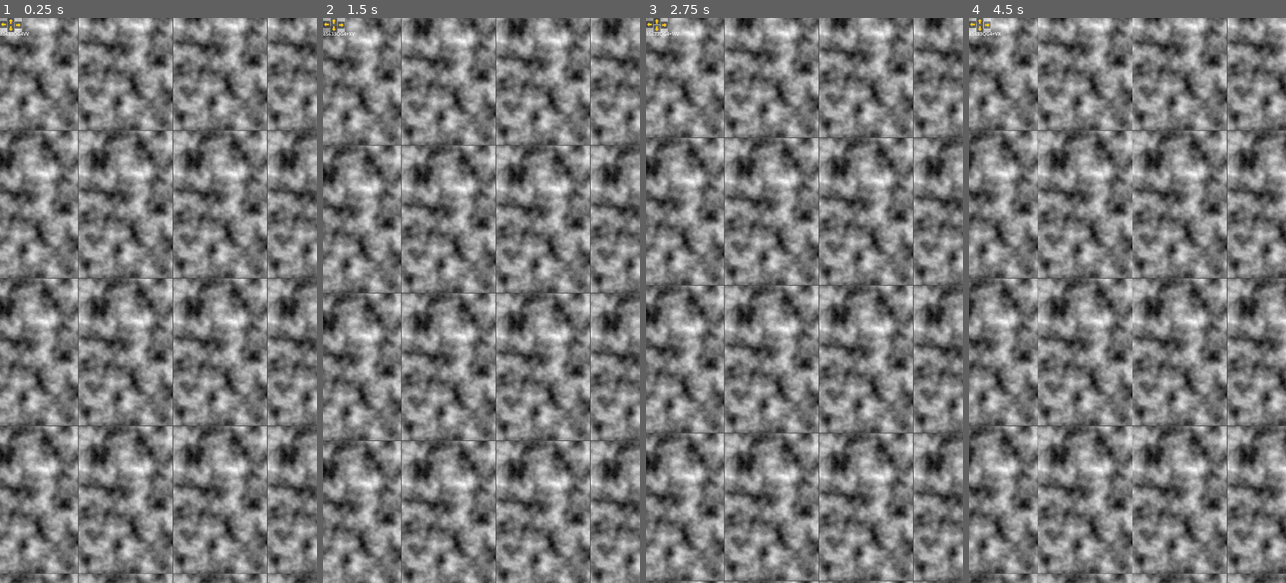
Above: before the commit, frames 1-4 (left to right).
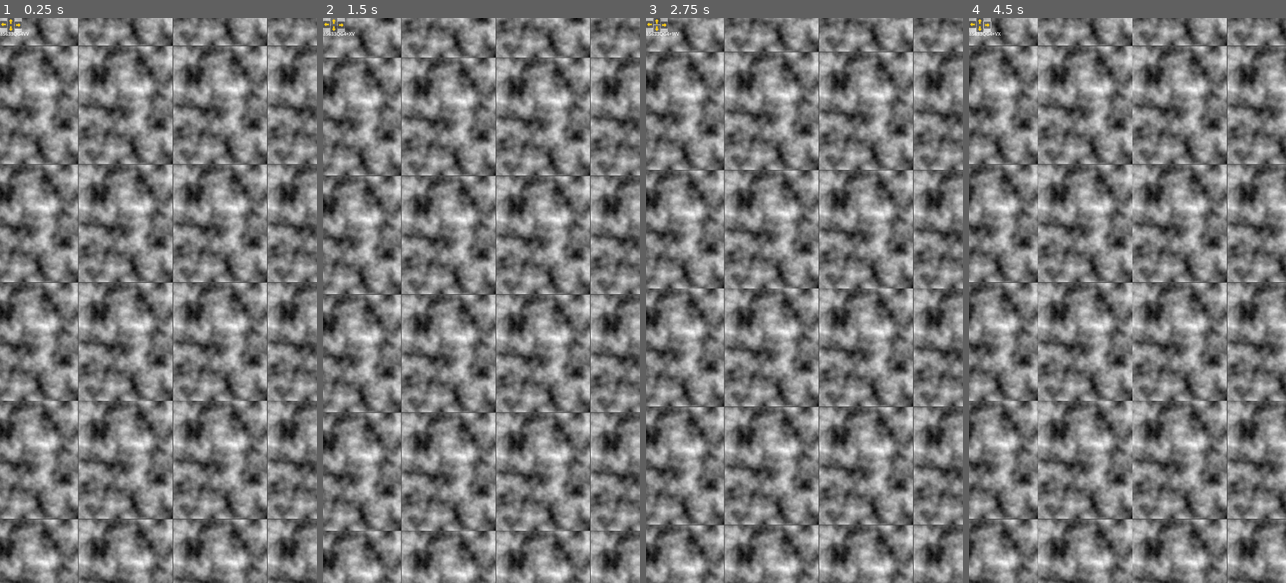
Above: after the commit, the same moments.

Repository: PraxisMapper/PraxisGodotComponents
Game: Godot game, scene res://Scenes/OverheadView.tscn
Two runs of this game, one before a commit and one after it. Both use one fixed random seed, a clock stepped at 60 frames per second and the inputs below. This scene is started directly instead of the project's main scene.
Inputs (mouse positions are in pixels of both pictures, inside the frame that each line leads up to):
- Up to frame 1 (0.25 s): no input
- Up to frame 2 (1.5 s): click (332, 23) at 0.5 s; click (332, 23) at 1.25 s
- Up to frame 3 (2.75 s): click (655, 29) at 2 s
- Up to frame 4 (4.5 s): click (978, 29) at 2.75 s; click (988, 23) at 3.5 s; click (988, 23) at 4.25 s

The runs differ from the first frame. In frame 1, 64% of the frame differs, in the area x 0-100%, y 0-100%; in frame 2, 56%; in frame 3, 61%; in frame 4, 64%.

Commit message:
quick fix for OverheadView/MapTile.

Diff:
--- a/PraxisMapper/APICalls/PraxisEndpoints.gd
+++ b/PraxisMapper/APICalls/PraxisEndpoints.gd
@@ -2,10 +2,19 @@
 class_name PraxisEndpoints
 
 @onready var request: HTTPRequest = $HTTPRequest
+#NOTE: Godot now uses an IPv6 call first, and then an IPv4 after that, so if
+#you see 30-ish second delays between Godot calling a request and the webserver answering,
+#thats why. Either set the server up to handle IPv6 or force Godot to resolve the hostname
+#to an IPv4 address before calling.
+
+
 #this version uses signals insted of waiting for a response in a single call.
 #this will let other things process more reliably and is the better design pattern to follow.
 
 signal response_data(body)
+
+func cancel_request():
+	request.cancel_request()
 
 func response_received(result, responseCode, headers, body):
 	print('response received:' + str(responseCode) + "| " + str(result))
--- a/PraxisMapper/Controls/MapTile.gd
+++ b/PraxisMapper/Controls/MapTile.gd
@@ -42,7 +42,7 @@
 		tileGeneration = currentGen
 		LoadTile(currentTile)
 
-func tile_called(result):
+func tile_called(result, plusCode):
 	print("tile called received body")
 	request.response_data.disconnect(tile_called)
 
@@ -50,23 +50,27 @@
 	if (image.load_png_from_buffer(result) != OK):
 		return "error2"
 
-	var saved = image.save_png("user://MapTiles/" + currentTile + "-" + styleSet + ".png")
-	if (saved != OK):
-		print("Not saved: " + str(saved))
-
-	var texture = ImageTexture.create_from_image(image)
-	texRect.texture = texture
+	if plusCode == currentTile:
+		var saved = image.save_png("user://MapTiles/" + plusCode + "-" + styleSet + ".png")
+		if (saved != OK):
+			print("Not saved: " + str(saved))
+		var texture = ImageTexture.create_from_image(image)
+		texRect.texture = texture
 	#texRect.size.x *= 2 #note on where i might resize these.
+	else:
+		print("Tile ignored: Expected " + currentTile + ", received " + plusCode)
+		LoadTile(currentTile)
 
 func LoadTile(plusCode):
 	#this loads the image for the plusCode given. GetTile shifts appropriately for offsets automatically.
+	request.cancel_request()
 	print('loading tile ' + plusCode)
 	texRect.texture = noiseTex
 	var img = Image.new().load_from_file("user://MapTiles/" + plusCode + "-" + styleSet + ".png")
 	if (img != null):
 		texRect.texture = ImageTexture.create_from_image(img)
 	else:
-		request.response_data.connect(tile_called)
+		request.response_data.connect(tile_called.bind(plusCode))
 
 		print("getting " + PraxisServer.serverURL + "/MapTile/Area/" + plusCode + "/" + styleSet)
 		request.DrawMapTile(plusCode, styleSet)
--- a/PraxisMapper/Scripts/PraxisCore.gd
+++ b/PraxisMapper/Scripts/PraxisCore.gd
@@ -33,8 +33,10 @@
 ]
 
 #system config values. These are for Cell12 resolution images from detailed data.
+#TODO: explain why/when height should be 400 (Server drawing Cell11 tiles, 4:5)
+#vs 500 (client drawing Cel1l2 tiles, 16:25 is not the same aspect ratio)
 var mapTileWidth = 320
-var mapTileHeight = 500
+var mapTileHeight = 400
 
 
 var autoPrecision = true #let the game decide on plusCode to use based on GPS results
--- a/Scenes/OverheadView.gd
+++ b/Scenes/OverheadView.gd
@@ -5,6 +5,8 @@
 
 #TODO: may check this object's W/H instead of the viewports? Alter view size?
 #or is that better served as a separate thing?
+
+#TODO: server images are 320:400 (4:5), PraxisCore defaults to 320x500(16:25)
 
 @onready var camera : Camera2D = $Camera2D
 var startX = 0
